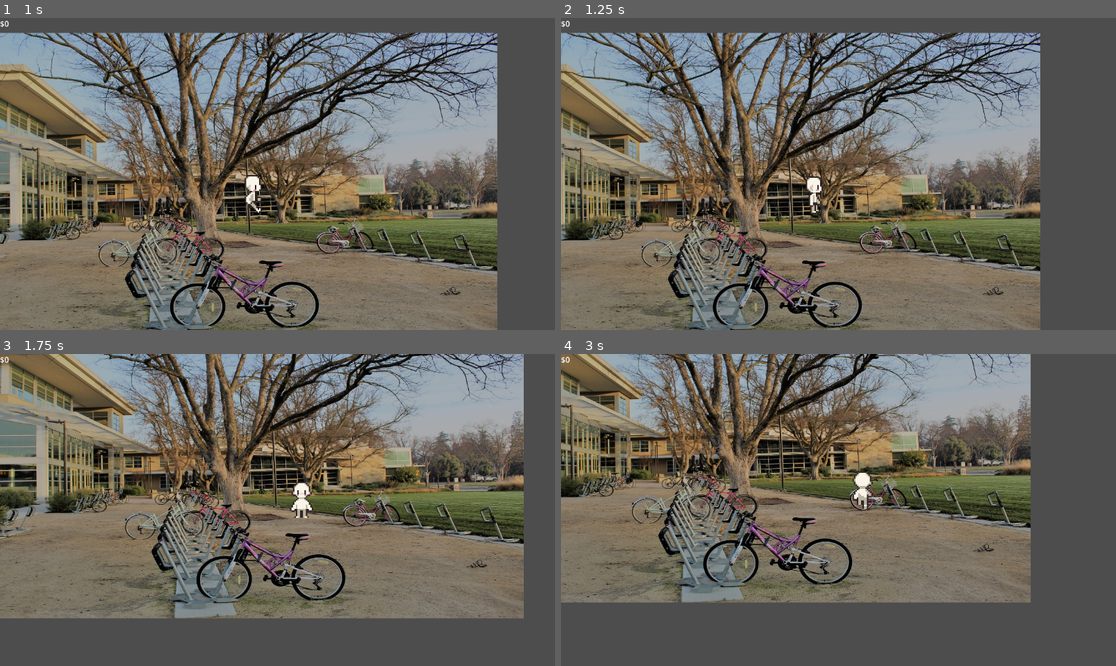
Above: before the commit, frames 1-4 (two rows, left to right).
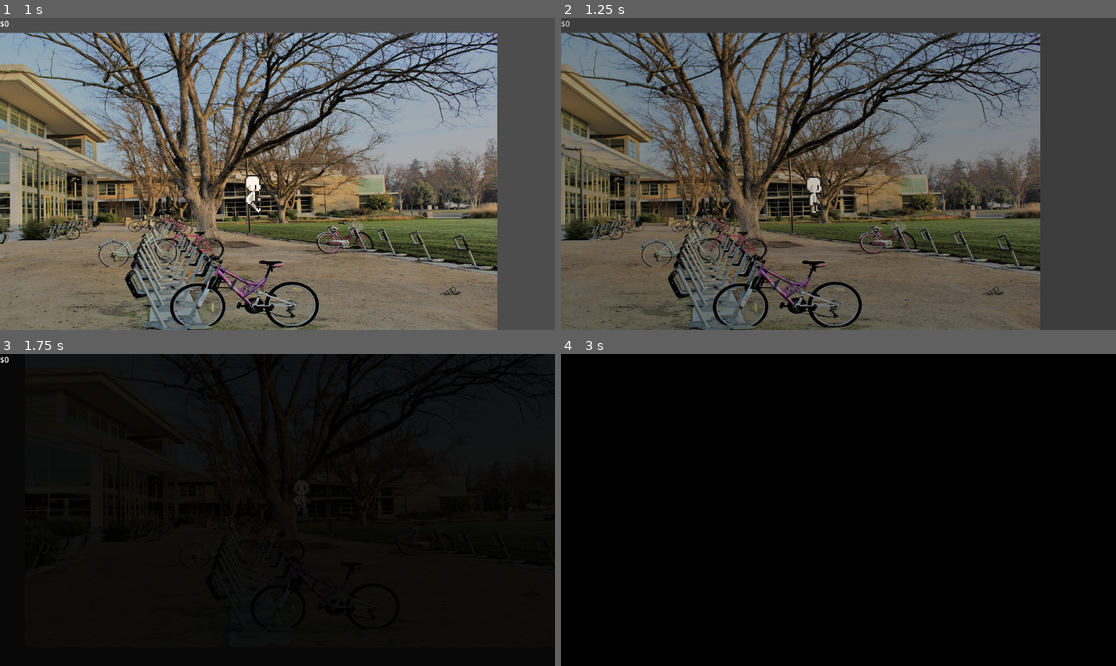
Above: after the commit, the same moments.

Repository: nithinsenthil/UCDBTS
Game: Godot game, scene res://Scenes/world.tscn
Two runs of this game, one before a commit and one after it. Both use one fixed random seed, a clock stepped at 60 frames per second and the inputs below.
Inputs (mouse positions are in pixels of both pictures, inside the frame that each line leads up to):
- Up to frame 1 (1 s): tap Enter at 0.5 s; move the mouse to (399, 158) at 0.52 s; hold D (Right) from 0.53 s (still down)
- Up to frame 2 (1.25 s): keep holding D (Right)
- Up to frame 3 (1.75 s): move the mouse to (166, 525) at 1.27 s; release D (Right) at 1.28 s; hold S (Down) from 1.28 s (still down)
- Up to frame 4 (3 s): move the mouse to (894, 441) at 2.02 s; release S (Down) at 2.03 s; hold D (Right) 2.03-2.78 s; move the mouse to (810, 572) at 2.77 s; hold W (Up) from 2.78 s (still down)

Frame 1 is identical in both runs. In frame 2, 55% of the frame differs, in the area x 0-87%, y 0-100%; in frame 3, 95%; in frame 4, 97%, in the area x 0-100%, y 0-100%.

Commit message:
Add components for first version of scene manager

Diff:
--- /dev/null
+++ b/ucdbts/Scenes/Cameras/loading_screen.tscn
@@ -0,0 +1,535 @@
+[gd_scene load_steps=13 format=3 uid="uid://d13yggkw2yru4"]
+
+[ext_resource type="Script" uid="uid://duwpq7dt7hbfe" path="res://Scripts/Managers/loading_screen.gd" id="1_nipr0"]
+
+[sub_resource type="StyleBoxFlat" id="StyleBoxFlat_awhaq"]
+bg_color = Color(1, 1, 1, 1)
+
+[sub_resource type="StyleBoxFlat" id="StyleBoxFlat_17cna"]
+bg_color = Color(1, 1, 1, 1)
+border_color = Color(0.8, 0.8, 0.8, 0)
+corner_radius_top_left = 2
+corner_radius_top_right = 2
+corner_radius_bottom_right = 2
+corner_radius_bottom_left = 2
+
+[sub_resource type="StyleBoxFlat" id="StyleBoxFlat_ljhlj"]
+bg_color = Color(0.760784, 0.341176, 0.411765, 1)
+border_color = Color(0.8, 0.8, 0.8, 0)
+corner_radius_top_left = 2
+corner_radius_top_right = 2
+corner_radius_bottom_right = 2
+corner_radius_bottom_left = 2
+
+[sub_resource type="Animation" id="Animation_p3sxh"]
+length = 0.001
+tracks/0/type = "value"
+tracks/0/imported = false
+tracks/0/enabled = true
+tracks/0/path = NodePath("Control/Panel:scale")
+tracks/0/interp = 1
+tracks/0/loop_wrap = true
+tracks/0/keys = {
+"times": PackedFloat32Array(0),
+"transitions": PackedFloat32Array(1),
+"update": 0,
+"values": [Vector2(1, 1)]
+}
+tracks/1/type = "value"
+tracks/1/imported = false
+tracks/1/enabled = true
+tracks/1/path = NodePath("Control/Panel:self_modulate")
+tracks/1/interp = 1
+tracks/1/loop_wrap = true
+tracks/1/keys = {
+"times": PackedFloat32Array(0),
+"transitions": PackedFloat32Array(1),
+"update": 0,
+"values": [Color(0, 0, 0, 1)]
+}
+tracks/2/type = "value"
+tracks/2/imported = false
+tracks/2/enabled = true
+tracks/2/path = NodePath("Control/Panel:size")
+tracks/2/interp = 1
+tracks/2/loop_wrap = true
+tracks/2/keys = {
+"times": PackedFloat32Array(0),
+"transitions": PackedFloat32Array(1),
+"update": 0,
+"values": [Vector2(240, 144)]
+}
+tracks/3/type = "value"
+tracks/3/imported = false
+tracks/3/enabled = true
+tracks/3/path = NodePath("Control/Panel:position")
+tracks/3/interp = 1
+tracks/3/loop_wrap = true
+tracks/3/keys = {
+"times": PackedFloat32Array(0),
+"transitions": PackedFloat32Array(1),
+"update": 0,
+"values": [Vector2(0, 0)]
+}
+tracks/4/type = "value"
+tracks/4/imported = false
+tracks/4/enabled = true
+tracks/4/path = NodePath("Control/Panel:rotation")
+tracks/4/interp = 1
+tracks/4/loop_wrap = true
+tracks/4/keys = {
+"times": PackedFloat32Array(0),
+"transitions": PackedFloat32Array(1),
+"update": 0,
+"values": [0.0]
+}
+tracks/5/type = "value"
+tracks/5/imported = false
+tracks/5/enabled = true
+tracks/5/path = NodePath("Control/Panel:pivot_offset")
+tracks/5/interp = 1
+tracks/5/loop_wrap = true
+tracks/5/keys = {
+"times": PackedFloat32Array(0),
+"transitions": PackedFloat32Array(1),
+"update": 0,
+"values": [Vector2(0, 0)]
+}
+
+[sub_resource type="Animation" id="Animation_0hxau"]
+resource_name = "fade_from_black"
+length = 0.5
+tracks/0/type = "value"
+tracks/0/imported = false
+tracks/0/enabled = true
+tracks/0/path = NodePath("Control/Panel:self_modulate")
+tracks/0/interp = 1
+tracks/0/loop_wrap = true
+tracks/0/keys = {
+"times": PackedFloat32Array(0, 0.3),
+"transitions": PackedFloat32Array(1, 1),
+"update": 0,
+"values": [Color(0, 0, 0, 1), Color(0, 0, 0, 0)]
+}
+tracks/1/type = "value"
+tracks/1/imported = false
+tracks/1/enabled = true
+tracks/1/path = NodePath("Control/Panel:size")
+tracks/1/interp = 1
+tracks/1/loop_wrap = true
+tracks/1/keys = {
+"times": PackedFloat32Array(0, 0.3),
+"transitions": PackedFloat32Array(1, 1),
+"update": 0,
+"values": [Vector2(240, 144), Vector2(240, 144)]
+}
+tracks/2/type = "value"
+tracks/2/imported = false
+tracks/2/enabled = true
+tracks/2/path = NodePath("Control/Panel:position")
+tracks/2/interp = 1
+tracks/2/loop_wrap = true
+tracks/2/keys = {
+"times": PackedFloat32Array(0, 0.3),
+"transitions": PackedFloat32Array(1, 1),
+"update": 0,
+"values": [Vector2(0, 0), Vector2(0, 0)]
+}
+tracks/3/type = "value"
+tracks/3/imported = false
+tracks/3/enabled = true
+tracks/3/path = NodePath("Control/Panel:rotation")
+tracks/3/interp = 1
+tracks/3/loop_wrap = true
+tracks/3/keys = {
+"times": PackedFloat32Array(0, 0.3),
+"transitions": PackedFloat32Array(1, 1),
+"update": 0,
+"values": [0.0, 0.0]
+}
+tracks/4/type = "value"
+tracks/4/imported = false
+tracks/4/enabled = true
+tracks/4/path = NodePath("Control/Panel:scale")
+tracks/4/interp = 1
+tracks/4/loop_wrap = true
+tracks/4/keys = {
+"times": PackedFloat32Array(0, 0.3),
+"transitions": PackedFloat32Array(1, 1),
+"update": 0,
+"values": [Vector2(100, 100), Vector2(100, 100)]
+}
+tracks/5/type = "value"
+tracks/5/imported = false
+tracks/5/enabled = true
+tracks/5/path = NodePath("Control/Panel:pivot_offset")
+tracks/5/interp = 1
+tracks/5/loop_wrap = true
+tracks/5/keys = {
+"times": PackedFloat32Array(0, 0.3),
+"transitions": PackedFloat32Array(1, 1),
+"update": 0,
+"values": [Vector2(0, 0), Vector2(0, 0)]
+}
+
+[sub_resource type="Animation" id="Animation_lkml8"]
+resource_name = "fade_from_white"
+length = 0.5
+tracks/0/type = "value"
+tracks/0/imported = false
+tracks/0/enabled = true
+tracks/0/path = NodePath("Control/Panel:self_modulate")
+tracks/0/interp = 1
+tracks/0/loop_wrap = true
+tracks/0/keys = {
+"times": PackedFloat32Array(0, 0.3),
+"transitions": PackedFloat32Array(1, 1),
+"update": 0,
+"values": [Color(1, 1, 1, 1), Color(1, 1, 1, 0)]
+}
+
+[sub_resource type="Animation" id="Animation_1jenp"]
+resource_name = "fade_to_black"
+length = 0.6
+tracks/0/type = "value"
+tracks/0/imported = false
+tracks/0/enabled = true
+tracks/0/path = NodePath("Control/Panel:self_modulate")
+tracks/0/interp = 1
+tracks/0/loop_wrap = true
+tracks/0/keys = {
+"times": PackedFloat32Array(0, 0.3),
+"transitions": PackedFloat32Array(1, 1),
+"update": 0,
+"values": [Color(0, 0, 0, 0), Color(0, 0, 0, 1)]
+}
+tracks/1/type = "method"
+tracks/1/imported = false
+tracks/1/enabled = true
+tracks/1/path = NodePath(".")
+tracks/1/interp = 1
+tracks/1/loop_wrap = true
+tracks/1/keys = {
+"times": PackedFloat32Array(0.4),
+"transitions": PackedFloat32Array(1),
+"values": [{
+"args": [],
+"method": &"report_midpoint"
+}]
+}
+tracks/2/type = "value"
+tracks/2/imported = false
+tracks/2/enabled = true
+tracks/2/path = NodePath("Control/Panel:size")
+tracks/2/interp = 1
+tracks/2/loop_wrap = true
+tracks/2/keys = {
+"times": PackedFloat32Array(0, 0.3),
+"transitions": PackedFloat32Array(1, 1),
+"update": 0,
+"values": [Vector2(240, 144), Vector2(240, 144)]
+}
+tracks/3/type = "value"
+tracks/3/imported = false
+tracks/3/enabled = true
+tracks/3/path = NodePath("Control/Panel:position")
+tracks/3/interp = 1
+tracks/3/loop_wrap = true
+tracks/3/keys = {
+"times": PackedFloat32Array(0, 0.3),
+"transitions": PackedFloat32Array(1, 1),
+"update": 0,
+"values": [Vector2(0, 0), Vector2(0, 0)]
+}
+tracks/4/type = "value"
+tracks/4/imported = false
+tracks/4/enabled = true
+tracks/4/path = NodePath("Control/Panel:scale")
+tracks/4/interp = 1
+tracks/4/loop_wrap = true
+tracks/4/keys = {
+"times": PackedFloat32Array(0, 0.3),
+"transitions": PackedFloat32Array(1, 1),
+"update": 0,
+"values": [Vector2(100, 100), Vector2(100, 100)]
+}
+tracks/5/type = "value"
+tracks/5/imported = false
+tracks/5/enabled = true
+tracks/5/path = NodePath("Control/Panel:rotation")
+tracks/5/interp = 1
+tracks/5/loop_wrap = true
+tracks/5/keys = {
+"times": PackedFloat32Array(0, 0.3),
+"transitions": PackedFloat32Array(1, 1),
+"update": 0,
+"values": [0.0, 0.0]
+}
+tracks/6/type = "value"
+tracks/6/imported = false
+tracks/6/enabled = true
+tracks/6/path = NodePath("Control/Panel:pivot_offset")
+tracks/6/interp = 1
+tracks/6/loop_wrap = true
+tracks/6/keys = {
+"times": PackedFloat32Array(0, 0.3),
+"transitions": PackedFloat32Array(1, 1),
+"update": 0,
+"values": [Vector2(0, 0), Vector2(0, 0)]
+}
+
+[sub_resource type="Animation" id="Animation_3jprh"]
+resource_name = "fade_to_white"
+length = 0.5
+tracks/0/type = "value"
+tracks/0/imported = false
+tracks/0/enabled = true
+tracks/0/path = NodePath("Control/Panel:self_modulate")
+tracks/0/interp = 1
+tracks/0/loop_wrap = true
+tracks/0/keys = {
+"times": PackedFloat32Array(0, 0.3),
+"transitions": PackedFloat32Array(1, 1),
+"update": 0,
+"values": [Color(1, 1, 1, 0), Color(1, 1, 1, 1)]
+}
+tracks/1/type = "method"
+tracks/1/imported = false
+tracks/1/enabled = true
+tracks/1/path = NodePath(".")
+tracks/1/interp = 1
+tracks/1/loop_wrap = true
+tracks/1/keys = {
+"times": PackedFloat32Array(0.4),
+"transitions": PackedFloat32Array(1),
+"values": [{
+"args": [],
+"method": &"report_midpoint"
+}]
+}
+
+[sub_resource type="Animation" id="Animation_ee00v"]
+resource_name = "wipe_from_right"
+length = 0.5
+tracks/0/type = "value"
+tracks/0/imported = false
+tracks/0/enabled = true
+tracks/0/path = NodePath("Control/Panel:position")
+tracks/0/interp = 1
+tracks/0/loop_wrap = true
+tracks/0/keys = {
+"times": PackedFloat32Array(0, 0.5),
+"transitions": PackedFloat32Array(1, 1),
+"update": 0,
+"values": [Vector2(0, 0), Vector2(240, 0)]
+}
+tracks/1/type = "value"
+tracks/1/imported = false
+tracks/1/enabled = true
+tracks/1/path = NodePath("Control/Panel:size")
+tracks/1/interp = 1
+tracks/1/loop_wrap = true
+tracks/1/keys = {
+"times": PackedFloat32Array(0, 0.5),
+"transitions": PackedFloat32Array(1, 1),
+"update": 0,
+"values": [Vector2(244, 144), Vector2(0, 144)]
+}
+tracks/2/type = "value"
+tracks/2/imported = false
+tracks/2/enabled = true
+tracks/2/path = NodePath("Control/Panel:self_modulate")
+tracks/2/interp = 1
+tracks/2/loop_wrap = true
+tracks/2/keys = {
+"times": PackedFloat32Array(0),
+"transitions": PackedFloat32Array(1),
+"update": 0,
+"values": [Color(0, 0, 0, 1)]
+}
+tracks/3/type = "value"
+tracks/3/imported = false
+tracks/3/enabled = true
+tracks/3/path = NodePath("Control/Panel:rotation")
+tracks/3/interp = 1
+tracks/3/loop_wrap = true
+tracks/3/keys = {
+"times": PackedFloat32Array(0, 0.5),
+"transitions": PackedFloat32Array(1, 1),
+"update": 0,
+"values": [0.0, 0.0]
+}
+tracks/4/type = "value"
+tracks/4/imported = false
+tracks/4/enabled = true
+tracks/4/path = NodePath("Control/Panel:scale")
+tracks/4/interp = 1
+tracks/4/loop_wrap = true
+tracks/4/keys = {
+"times": PackedFloat32Array(0, 0.5),
+"transitions": PackedFloat32Array(1, 1),
+"update": 0,
+"values": [Vector2(1, 1), Vector2(1, 1)]
+}
+tracks/5/type = "value"
+tracks/5/imported = false
+tracks/5/enabled = true
+tracks/5/path = NodePath("Control/Panel:pivot_offset")
+tracks/5/interp = 1
+tracks/5/loop_wrap = true
+tracks/5/keys = {
+"times": PackedFloat32Array(0, 0.5),
+"transitions": PackedFloat32Array(1, 1),
+"update": 0,
+"values": [Vector2(0, 0), Vector2(0, 0)]
+}
+
+[sub_resource type="Animation" id="Animation_7yl5p"]
+resource_name = "wipe_to_right"
+length = 0.7
+tracks/0/type = "value"
+tracks/0/imported = false
+tracks/0/enabled = true
+tracks/0/path = NodePath("Control/Panel:scale")
+tracks/0/interp = 1
+tracks/0/loop_wrap = true
+tracks/0/keys = {
+"times": PackedFloat32Array(0, 0.5),
+"transitions": PackedFloat32Array(1, 1),
+"update": 0,
+"values": [Vector2(2.08165e-12, 1), Vector2(1, 1)]
+}
+tracks/1/type = "method"
+tracks/1/imported = false
+tracks/1/enabled = true
+tracks/1/path = NodePath(".")
+tracks/1/interp = 1
+tracks/1/loop_wrap = true
+tracks/1/keys = {
+"times": PackedFloat32Array(0.6),
+"transitions": PackedFloat32Array(1),
+"values": [{
+"args": [],
+"method": &"report_midpoint"
+}]
+}
+tracks/2/type = "value"
+tracks/2/imported = false
+tracks/2/enabled = true
+tracks/2/path = NodePath("Control/Panel:size")
+tracks/2/interp = 1
+tracks/2/loop_wrap = true
+tracks/2/keys = {
+"times": PackedFloat32Array(0, 0.5),
+"transitions": PackedFloat32Array(1, 1),
+"update": 0,
+"values": [Vector2(0, 144), Vector2(240, 144)]
+}
+tracks/3/type = "value"
+tracks/3/imported = false
+tracks/3/enabled = true
+tracks/3/path = NodePath("Control/Panel:position")
+tracks/3/interp = 1
+tracks/3/loop_wrap = true
+tracks/3/keys = {
+"times": PackedFloat32Array(0, 0.5),
+"transitions": PackedFloat32Array(1, 1),
+"update": 0,
+"values": [Vector2(0, 0), Vector2(0, 0)]
+}
+tracks/4/type = "value"
+tracks/4/imported = false
+tracks/4/enabled = true
+tracks/4/path = NodePath("Control/Panel:rotation")
+tracks/4/interp = 1
+tracks/4/loop_wrap = true
+tracks/4/keys = {
+"times": PackedFloat32Array(0, 0.5),
+"transitions": PackedFloat32Array(1, 1),
+"update": 0,
+"values": [0.0, 0.0]
+}
+tracks/5/type = "value"
+tracks/5/imported = false
+tracks/5/enabled = true
+tracks/5/path = NodePath("Control/Panel:pivot_offset")
+tracks/5/interp = 1
+tracks/5/loop_wrap = true
+tracks/5/keys = {
+"times": PackedFloat32Array(0, 0.5),
+"transitions": PackedFloat32Array(1, 1),
+"update": 0,
+"values": [Vector2(0, 0), Vector2(0, 0)]
+}
+
+[sub_resource type="AnimationLibrary" id="AnimationLibrary_4w84n"]
+_data = {
+&"RESET": SubResource("Animation_p3sxh"),
+&"fade_from_black": SubResource("Animation_0hxau"),
+&"fade_from_white": SubResource("Animation_lkml8"),
+&"fade_to_black": SubResource("Animation_1jenp"),
+&"fade_to_white": SubResource("Animation_3jprh"),
+&"wipe_from_right": SubResource("Animation_ee00v"),
+&"wipe_to_right": SubResource("Animation_7yl5p")
+}
+
+[node name="LoadingScreen" type="CanvasLayer"]
+script = ExtResource("1_nipr0")
+
+[node name="Control" type="Control" parent="."]
+layout_mode = 3
+anchors_preset = 15
+anchor_right = 1.0
+anchor_bottom = 1.0
+grow_horizontal = 2
+grow_vertical = 2
+size_flags_horizontal = 3
+size_flags_vertical = 3
+
+[node name="Panel" type="Panel" parent="Control"]
+self_modulate = Color(0, 0, 0, 1)
+layout_mode = 1
+anchors_preset = 8
+anchor_left = 0.5
+anchor_top = 0.5
+anchor_right = 0.5
+anchor_bottom = 0.5
+offset_left = -576.0
+offset_top = -324.0
+offset_right = -336.0
+offset_bottom = -180.0
+grow_horizontal = 2
+grow_vertical = 2
+theme_override_styles/panel = SubResource("StyleBoxFlat_awhaq")
+
+[node name="ProgressBar" type="ProgressBar" parent="Control"]
+unique_name_in_owner = true
+visible = false
+custom_minimum_size = Vector2(100, 2.08165e-12)
+layout_mode = 1
+anchors_preset = 8
+anchor_left = 0.5
+anchor_top = 0.5
+anchor_right = 0.5
+anchor_bottom = 0.5
+offset_left = -50.0
+offset_top = -4.0
+offset_right = 50.0
+offset_bottom = 4.0
+grow_horizontal = 2
+grow_vertical = 2
+theme_override_styles/background = SubResource("StyleBoxFlat_17cna")
+theme_override_styles/fill = SubResource("StyleBoxFlat_ljhlj")
+show_percentage = false
+
+[node name="AnimationPlayer" type="AnimationPlayer" parent="."]
+unique_name_in_owner = true
+libraries = {
+&"": SubResource("AnimationLibrary_4w84n")
+}
+
+[node name="Timer" type="Timer" parent="."]
+wait_time = 3.0
+one_shot = true
+
+[connection signal="timeout" from="Timer" to="." method="_on_timer_timeout"]
--- /dev/null
+++ b/ucdbts/Scenes/level.tscn
@@ -0,0 +1,51 @@
+[gd_scene load_steps=8 format=3 uid="uid://doiu5813pj3ms"]
+
+[ext_resource type="Script" uid="uid://dt14ydf5tio4r" path="res://Scripts/Cameras/camera_one.gd" id="1_wqkje"]
+[ext_resource type="PackedScene" uid="uid://dmlnsq8mvdrq7" path="res://Scenes/player.tscn" id="2_0f350"]
+[ext_resource type="Texture2D" uid="uid://cbfk6vu0papus" path="res://Assets/environment/ucdavis.jpg" id="3_8c0lf"]
+[ext_resource type="Script" path="res://Scripts/money.gd" id="4_754fn"]
+[ext_resource type="Script" uid="uid://bablma2t4h3vm" path="res://Scripts/Debugging/debug_label.gd" id="5_bvt00"]
+[ext_resource type="Script" uid="uid://d0nhq1e7fde0q" path="res://Scripts/Core/scene_switch_trigger.gd" id="6_0f350"]
+
+[sub_resource type="RectangleShape2D" id="RectangleShape2D_8c0lf"]
+size = Vector2(142, 172)
+
+[node name="Level" type="Node"]
+
+[node name="Camera" type="Camera2D" parent="." node_paths=PackedStringArray("_target")]
+unique_name_in_owner = true
+script = ExtResource("1_wqkje")
+right_bound = 50.0
+left_bound = -50.0
+up_bound = -50.0
+down_bound = 50.0
+_target = NodePath("../Player")
+
+[node name="Player" parent="." instance=ExtResource("2_0f350")]
+unique_name_in_owner = true
+
+[node name="Background" type="Sprite2D" parent="."]
+z_index = -1
+position = Vector2(0, -3.0517578e-05)
+scale = Vector2(0.59791666, 0.50703126)
+texture = ExtResource("3_8c0lf")
+
+[node name="MoneyDisplay" type="CanvasLayer" parent="."]
+script = ExtResource("4_754fn")
+
+[node name="Label" type="Label" parent="MoneyDisplay"]
+offset_right = 40.0
+offset_bottom = 23.0
+
+[node name="Debug" type="Label" parent="."]
+visible = false
+offset_right = 40.0
+offset_bottom = 23.0
+script = ExtResource("5_bvt00")
+
+[node name="Area2D" type="Area2D" parent="."]
+script = ExtResource("6_0f350")
+
+[node name="CollisionShape2D" type="CollisionShape2D" parent="Area2D"]
+position = Vector2(179, -1)
+shape = SubResource("RectangleShape2D_8c0lf")
--- a/ucdbts/Scenes/world.tscn
+++ b/ucdbts/Scenes/world.tscn
@@ -1,40 +1,7 @@
-[gd_scene load_steps=6 format=3 uid="uid://bph0o3bjp53sx"]
+[gd_scene load_steps=2 format=3 uid="uid://bph0o3bjp53sx"]
 
-[ext_resource type="Script" uid="uid://dt14ydf5tio4r" path="res://Scripts/Cameras/camera_one.gd" id="1_go701"]
-[ext_resource type="PackedScene" uid="uid://dmlnsq8mvdrq7" path="res://Scenes/player.tscn" id="2_go701"]
-[ext_resource type="Texture2D" uid="uid://cbfk6vu0papus" path="res://Assets/environment/ucdavis.jpg" id="3_5a7ea"]
-[ext_resource type="Script" path="res://Scripts/money.gd" id="4_8j60k"]
-[ext_resource type="Script" uid="uid://bablma2t4h3vm" path="res://Scripts/Debugging/debug_label.gd" id="5_fo5ed"]
+[ext_resource type="PackedScene" uid="uid://doiu5813pj3ms" path="res://Scenes/level.tscn" id="1_a02cp"]
 
 [node name="World" type="Node"]
 
-[node name="Camera" type="Camera2D" parent="." node_paths=PackedStringArray("_target")]
-unique_name_in_owner = true
-script = ExtResource("1_go701")
-right_bound = 50.0
-left_bound = -50.0
-up_bound = -50.0
-down_bound = 50.0
-_target = NodePath("../Player")
-
-[node name="Player" parent="." instance=ExtResource("2_go701")]
-unique_name_in_owner = true
-
-[node name="Background" type="Sprite2D" parent="."]
-z_index = -1
-position = Vector2(0, -3.0517578e-05)
-scale = Vector2(0.59791666, 0.50703126)
-texture = ExtResource("3_5a7ea")
-
-[node name="MoneyDisplay" type="CanvasLayer" parent="."]
-script = ExtResource("4_8j60k")
-
-[node name="Label" type="Label" parent="MoneyDisplay"]
-offset_right = 40.0
-offset_bottom = 23.0
-
-[node name="Debug" type="Label" parent="."]
-visible = false
-offset_right = 40.0
-offset_bottom = 23.0
-script = ExtResource("5_fo5ed")
+[node name="Level" parent="." instance=ExtResource("1_a02cp")]
--- a/ucdbts/Scripts/Cameras/camera_controller.gd
+++ b/ucdbts/Scripts/Cameras/camera_controller.gd
@@ -2,7 +2,7 @@
 extends Camera2D
 
 @export var _target:Character
-
+var camera_name: String
 
 func _ready() -> void:
 	global_position = _target.global_position
--- a/ucdbts/Scripts/Cameras/camera_one.gd
+++ b/ucdbts/Scripts/Cameras/camera_one.gd
@@ -6,6 +6,10 @@
 @export var up_bound:float
 @export var down_bound:float
 @export var draw_logic:bool
+
+
+func _ready() -> void:
+	camera_name = "camera_one"
 
 
 func _process(_delta: float) -> void:
--- /dev/null
+++ b/ucdbts/Scripts/Core/scene_switch_trigger.gd
@@ -0,0 +1,12 @@
+class_name SceneSwitchTrigger
+extends Area2D
+
+func _ready() -> void:
+	body_entered.connect(_body_entered_trigger)
+	print("Trigger Connected")
+
+
+func _body_entered_trigger(body):
+	print("Body entered")
+	SceneManager.load_new_scene("res://Scenes/level.tscn", "fade_to_black")
+	queue_free()
--- /dev/null
+++ b/ucdbts/Scripts/Managers/loading_screen.gd
@@ -0,0 +1,45 @@
+class_name LoadingScreen
+extends Node
+
+signal transition_in_complete
+
+
+@onready var anim_player: AnimationPlayer = %AnimationPlayer
+@onready var timer: Timer = $Timer
+
+var starting_animation_name: String
+
+
+func _ready() -> void:
+	SceneManager.content_finished_loading.connect(test)
+
+func start_transition(animation_name: String):
+	if !anim_player.has_animation(animation_name):
+		push_warning("'%s' animation does not exist" % animation_name)
+		animation_name = "fade_to_black"
+	starting_animation_name = animation_name
+	print("Playing: " + animation_name)
+	anim_player.play(animation_name)
+
+	timer.start()
+
+
+func finish_transition():
+	if timer:
+		timer.stop()
+
+	var ending_animation_name: String = starting_animation_name.replace("to", "from")
+
+	if !anim_player.has_animation(ending_animation_name):
+		push_warning("'%s' animation does not exist" % ending_animation_name)
+		ending_animation_name = "fade_from_black"
+	anim_player.play(ending_animation_name)
+
+	await anim_player.animation_finished
+	queue_free()
+
+func report_midpoint() -> void:
+	transition_in_complete.emit()
+
+func test(content):
+	print("TRIGGERED FROM LOADING SCREEN")
--- /dev/null
+++ b/ucdbts/Scripts/Managers/scene_manager.gd
@@ -0,0 +1,107 @@
+extends Node
+
+signal content_finished_loading(content)
+signal content_invalid(content_path: String)
+signal content_failed_to_load(content_path: String)
+
+var camera_controller: CameraController
+var loading_screen: LoadingScreen
+var _loading_screen_scene: PackedScene = preload("res://Scenes/Cameras/loading_screen.tscn")
+var _transition: String
+var _content_path: String
+var _load_progress_timer: Timer
+
+
+func _init() -> void:
+	# self.content_finished_loading.connect(self.test)
+	content_finished_loading.connect(on_content_finished_loading)
+	content_invalid.connect(on_content_invalid)
+	content_failed_to_load.connect(on_content_failed_to_load)
+
+
+
+func load_new_scene(content_path: String, transition_type: String = "fade_to_black") -> void:
+	_transition = transition_type
+	loading_screen = _loading_screen_scene.instantiate() as LoadingScreen
+	get_tree().root.add_child(loading_screen)
+
+	print("Starting transisition")
+	loading_screen.start_transition(transition_type)
+	# content_finished_loading.emit("hi")
+	_load_content(content_path)
+
+
+func _load_content(content_path: String):
+	if loading_screen != null:
+		await loading_screen.transition_in_complete
+
+	print("Loading content")
+	_content_path = content_path
+	var loader = ResourceLoader.load_threaded_request(content_path)
+	if not ResourceLoader.exists(content_path) or loader == null:
+		content_invalid.emit(content_path)
+		return
+
+	_load_progress_timer = Timer.new()
+	_load_progress_timer.wait_time = 0.1
+	_load_progress_timer.timeout.connect(monitor_load_status)
+	get_tree().root.add_child(_load_progress_timer)
+	_load_progress_timer.start()
+
+
+func monitor_load_status():
+	print("Monitoring load status")
+	var load_progress = []
+	var load_status = ResourceLoader.load_threaded_get_status(_content_path, load_progress)
+
+	match load_status:
+		ResourceLoader.THREAD_LOAD_INVALID_RESOURCE:
+			print("Invalid resource")
+			content_invalid.emit(_content_path)
+			_load_progress_timer.stop()
+			return
+		ResourceLoader.THREAD_LOAD_FAILED:
+			print("Load failed")
+			content_failed_to_load.emit(_content_path)
+			_load_progress_timer.stop()
+		ResourceLoader.THREAD_LOAD_LOADED:
+			print("Loaded")
+			_load_progress_timer.stop()
+			_load_progress_timer.queue_free()
+			content_finished_loading.emit(ResourceLoader.load_threaded_get(_content_path).instantiate())
+			print("Emitted content finished loading signal")
+
+
+func test(content):
+	print("TRIGGERED FROM SCENE MANAGER")
+
+func on_content_finished_loading(content) -> void:
+	print("Loading new scene")
+	# Switch cameras
+	var camera = content.get_node("%Camera")
+	if camera is Camera2D:
+		camera.make_current()
+	else:
+		push_error("No valid camera in new scene")
+
+	get_tree().current_scene.queue_free()
+	get_tree().root.call_deferred("add_child", content)
+	get_tree().set_deferred("current_scene", content)
+
+	if loading_screen != null:
+		loading_screen.finish_transition()
+
+		# If content is a level run an init (player location)
+
+		await loading_screen.anim_player.animation_finished
+		loading_screen = null
+
+		# If content is a level enter the level function
+
+
+func on_content_invalid(path: String):
+	printerr("error: Cannot load resource: '%s'" % [path])
+
+
+func on_content_failed_to_load(path: String):
+	printerr("error: Failed to load resource: '%s'" % [path])
--- a/ucdbts/project.godot
+++ b/ucdbts/project.godot
@@ -18,6 +18,7 @@
 [autoload]
 
 signals="*res://Scripts/Managers/signals.gd"
+SceneManager="*res://Scripts/Managers/scene_manager.gd"
 
 [input]
 
Not shown, added: ucdbts/Scripts/Core/scene_switch_trigger.gd.uid
Not shown, added: ucdbts/Scripts/Managers/loading_screen.gd.uid
Not shown, added: ucdbts/Scripts/Managers/scene_manager.gd.uid
